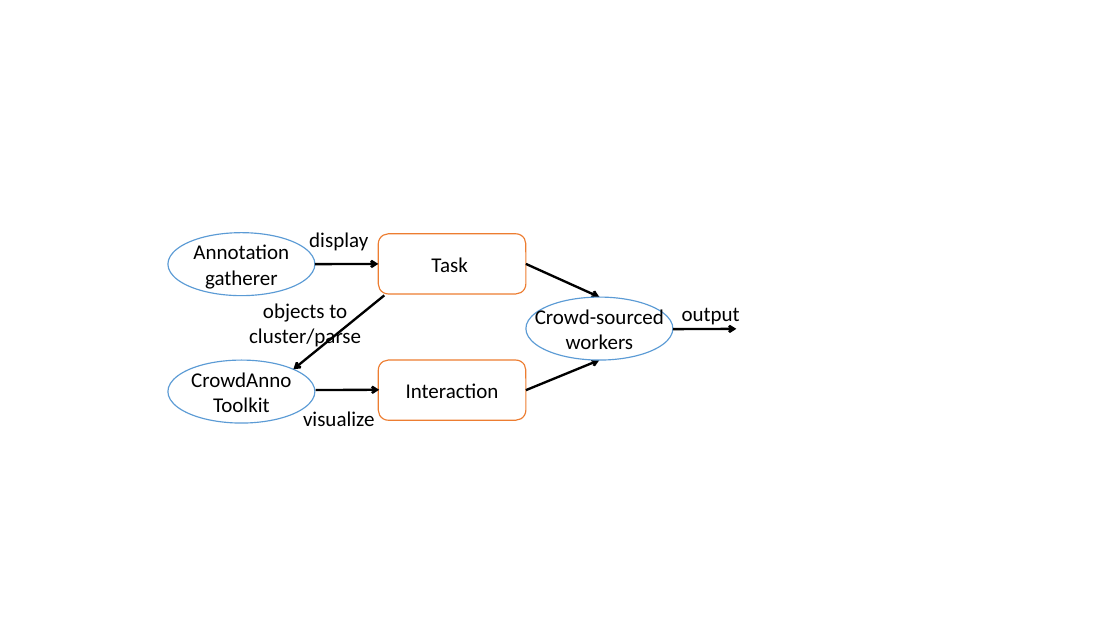
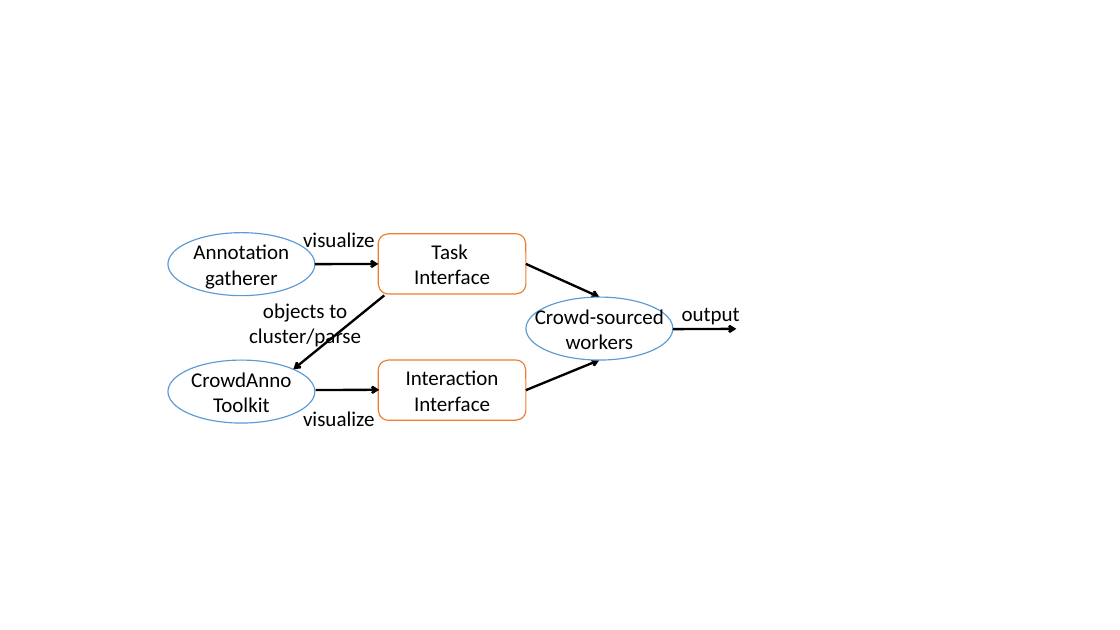
Before and after one commit to slxu/CrowdLabeling, a slide deck: slide 1 of paper/figs/workflow.pptx. Drawn at 1120x630 pixels with LibreOffice and Linux fonts; fonts in the diff are those of the drawing. Boxes give left, top, right and bottom in pixels: in the first picture for what was removed or moved away, otherwise in the second. Text is boxed around its words. In the diff, an @@ line names an element or a change of style, - is before the commit and + after.

```diff
--- a/paper/figs/workflow.pptx
+++ b/paper/figs/workflow.pptx
@@ text at <box>303,232,374,253</box>: text changed @@
-display
+visualize
@@ text in rounded rectangle at <box>414,269,490,284</box>: paragraph added @@
+Interface
@@ text in rounded rectangle at <box>414,396,490,411</box>: paragraph added @@
+Interface
```
Also in this commit, not shown: 1 slide removed, 12 other files.
